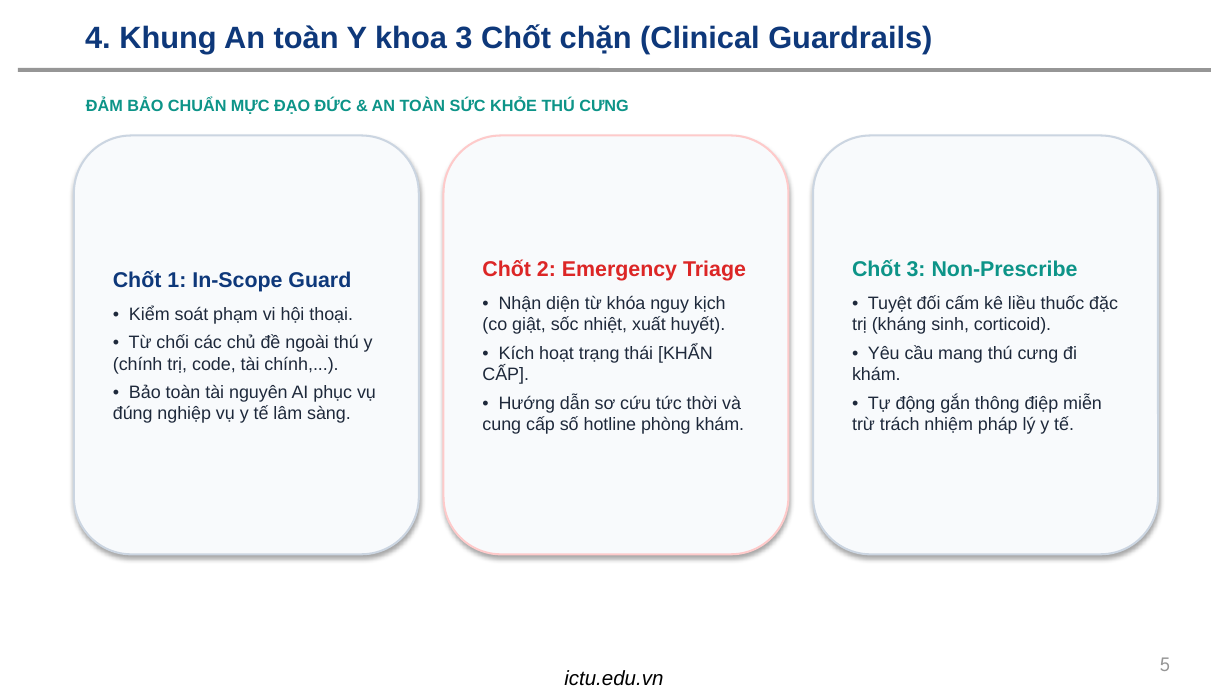
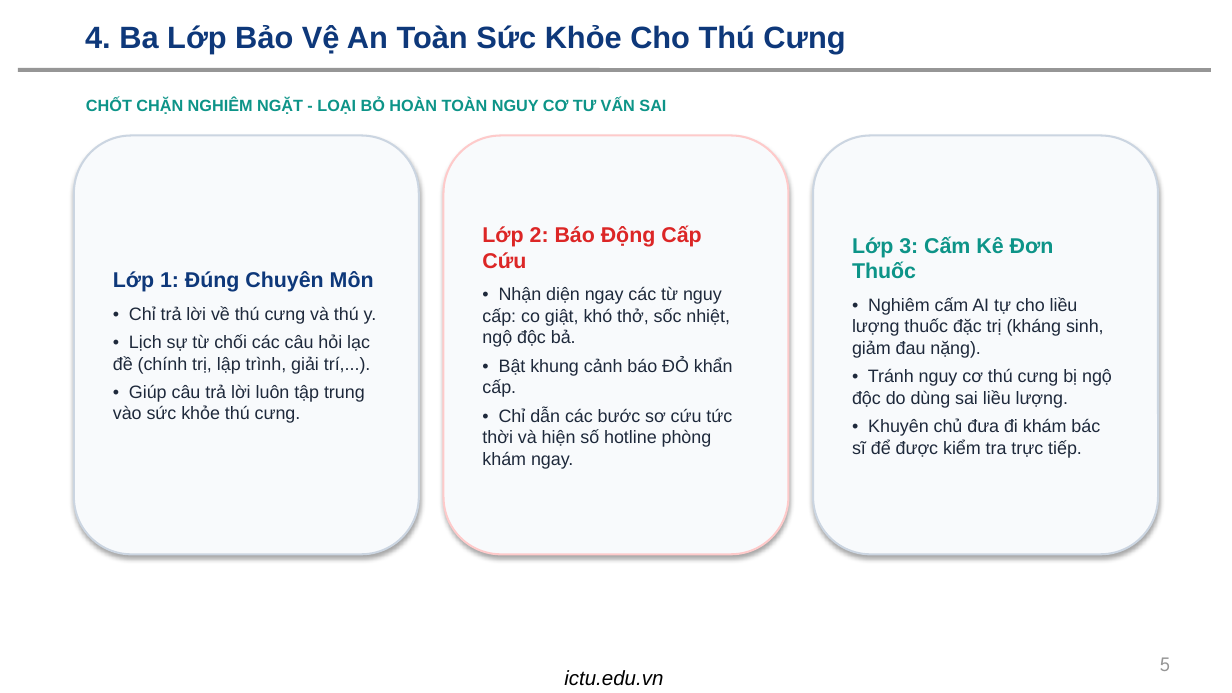
Before and after one commit to dtc245200209-lang/HE-THONG-QUAN-LY-THU-CUNG-VA-LICH-CHAM-SOC-CO-TICH-HOP-AI, a slide deck: slide 5 of BAO_CAO_THUYET_TRINH_PETCARE_AI.pptx. Drawn at 1232x693 pixels with LibreOffice and Linux fonts; fonts in the diff are those of the drawing; background and template pictures are left out. Boxes give left, top, right and bottom in pixels: in the first picture for what was removed or moved away, otherwise in the second. Text is boxed around its words. In the diff, an @@ line names an element or a change of style, - is before the commit and + after.

```diff
--- a/BAO_CAO_THUYET_TRINH_PETCARE_AI.pptx
+++ b/BAO_CAO_THUYET_TRINH_PETCARE_AI.pptx
@@ title at bbox=[85, 25, 845, 53]: text changed @@
-4. Khung An toàn Y khoa 3 Chốt chặn (Clinical Guardrails)
+4. Ba Lớp Bảo Vệ An Toàn Sức Khỏe Cho Thú Cưng
@@ text at bbox=[86, 97, 666, 114]: text changed @@
-ĐẢM BẢO CHUẨN MỰC ĐẠO ĐỨC & AN TOÀN SỨC KHỎE THÚ CƯNG
+CHỐT CHẶN NGHIÊM NGẶT - LOẠI BỎ HOÀN TOÀN NGUY CƠ TƯ VẤN SAI
@@ text in rounded rectangle at bbox=[482, 225, 733, 469]: text changed @@
-Chốt 2: Emergency Triage
-• Nhận diện từ khóa nguy kịch (co giật, sốc nhiệt, xuất huyết).
-• Kích hoạt trạng thái [KHẨN CẤP].
-• Hướng dẫn sơ cứu tức thời và cung cấp số hotline phòng khám.
+Lớp 2: Báo Động Cấp Cứu
+• Nhận diện ngay các từ nguy cấp: co giật, khó thở, sốc nhiệt, ngộ độc bả.
+• Bật khung cảnh báo ĐỎ khẩn cấp.
+• Chỉ dẫn các bước sơ cứu tức thời và hiện số hotline phòng khám ngay.
@@ text in rounded rectangle at bbox=[852, 236, 1112, 458]: text changed @@
-Chốt 3: Non-Prescribe
-• Tuyệt đối cấm kê liều thuốc đặc trị (kháng sinh, corticoid).
-• Yêu cầu mang thú cưng đi khám.
-• Tự động gắn thông điệp miễn trừ trách nhiệm pháp lý y tế.
+Lớp 3: Cấm Kê Đơn Thuốc
+• Nghiêm cấm AI tự cho liều lượng thuốc đặc trị (kháng sinh, giảm đau nặng).
+• Tránh nguy cơ thú cưng bị ngộ độc do dùng sai liều lượng.
+• Khuyên chủ đưa đi khám bác sĩ để được kiểm tra trực tiếp.
@@ text in rounded rectangle at bbox=[113, 271, 377, 423]: text changed @@
-Chốt 1: In-Scope Guard
-• Kiểm soát phạm vi hội thoại.
-• Từ chối các chủ đề ngoài thú y (chính trị, code, tài chính,...).
-• Bảo toàn tài nguyên AI phục vụ đúng nghiệp vụ y tế lâm sàng.
+Lớp 1: Đúng Chuyên Môn
+• Chỉ trả lời về thú cưng và thú y.
+• Lịch sự từ chối các câu hỏi lạc đề (chính trị, lập trình, giải trí,...).
+• Giúp câu trả lời luôn tập trung vào sức khỏe thú cưng.
```
Also in this commit, not shown: 13 other slides changed, 2 other files.
